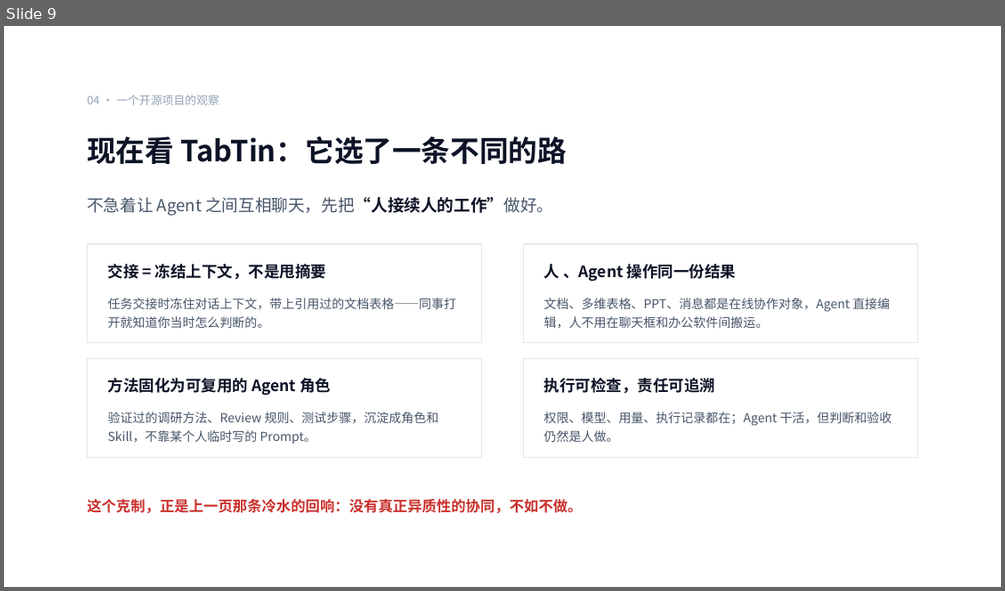
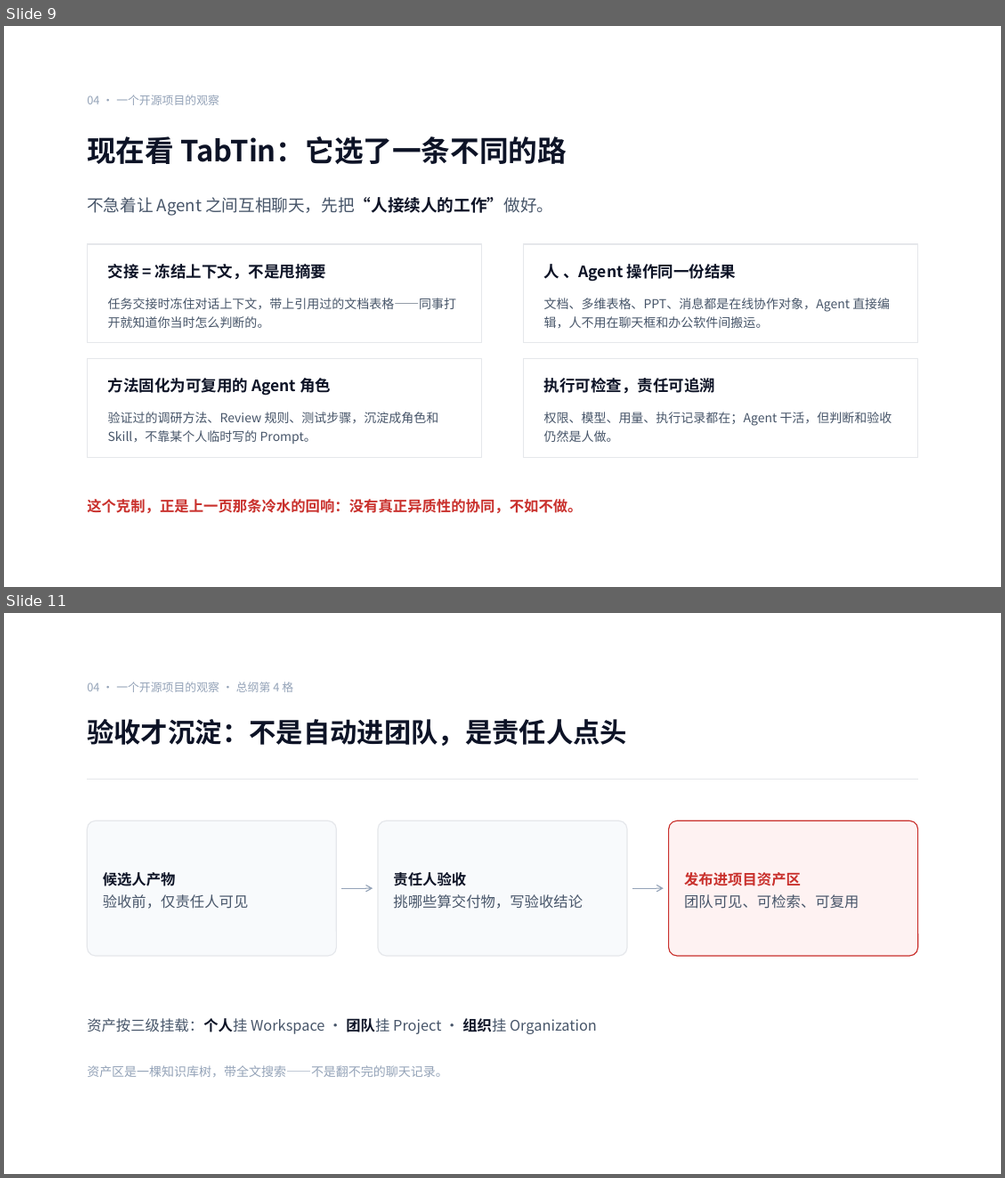
Before and after one commit to ChrysanWithCat/TabTin, a slide deck: 多智能体协同技术分享/从一个人爽到一群人接住：TabTin 与 AI 协作难题.pptx. Shown one above the other, each under a label of ours: slide 9 before the commit, slides 9 and 11 after it; the slides between them are not shown. The pictures are 1005x591 and 1005x1178 pixels, drawn with LibreOffice and Linux fonts; fonts in the diff are those of the drawing. Boxes give left, top, right and bottom in pixels: in the first picture for what was removed or moved away, otherwise in the second. Text is boxed around its words. In the diff, an @@ line names an element or a change of style, - is before the commit and + after.

```diff
--- a/多智能体协同技术分享/从一个人爽到一群人接住：TabTin 与 AI 协作难题.pptx
+++ b/多智能体协同技术分享/从一个人爽到一群人接住：TabTin 与 AI 协作难题.pptx
@@ slide 11 added at <box>4,613,1001,1174</box>, background #FFFFFF @@
@@ text added at <box>87,682,293,692</box>, 11 pt, text #94A3B8 @@
+04 · 一个开源项目的观察 · 总纲第 4 格
@@ text added at <box>87,719,627,746</box>, 26 pt, text #0D1326, bold @@
+验收才沉淀：不是自动进团队，是责任人点头
@@ line added from (87, 779) to (918, 779), #E5E7EB 1 pt @@
@@ rounded rectangle added at <box>87,821,336,957</box>, fill #F8FAFC, outline #E5E7EB 1 pt @@
@@ rounded rectangle added at <box>378,821,627,957</box>, fill #F8FAFC, outline #E5E7EB 1 pt @@
@@ rounded rectangle added at <box>669,821,918,957</box>, fill #FEF2F2, outline #C9302C 1 pt @@
@@ text added at <box>103,872,249,908</box>, 14 pt, text #475569 @@
+候选人产物
+验收前，仅责任人可见
@@ text added at <box>393,872,582,908</box>, 14 pt, text #475569 @@
+责任人验收
+挑哪些算交付物，写验收结论
@@ text added at <box>684,872,858,908</box>, 14 pt, text #475569 @@
+发布进项目资产区
+团队可见、可检索、可复用
@@ arrow added from (341, 888) to (372, 888), #94A3B8 1 pt @@
@@ arrow added from (632, 888) to (663, 888), #94A3B8 1 pt @@
@@ text added at <box>87,1018,597,1034</box>, 14 pt, text #475569 @@
+资产按三级挂载：个人挂 Workspace · 团队挂 Project · 组织挂 Organization
@@ text added at <box>87,1065,448,1077</box>, 12 pt, text #94A3B8 @@
+资产区是一棵知识库树，带全文搜索——不是翻不完的聊天记录。
```
Also in this commit, not shown: 3 slides changed, 15 other slides added, 6 other files.
